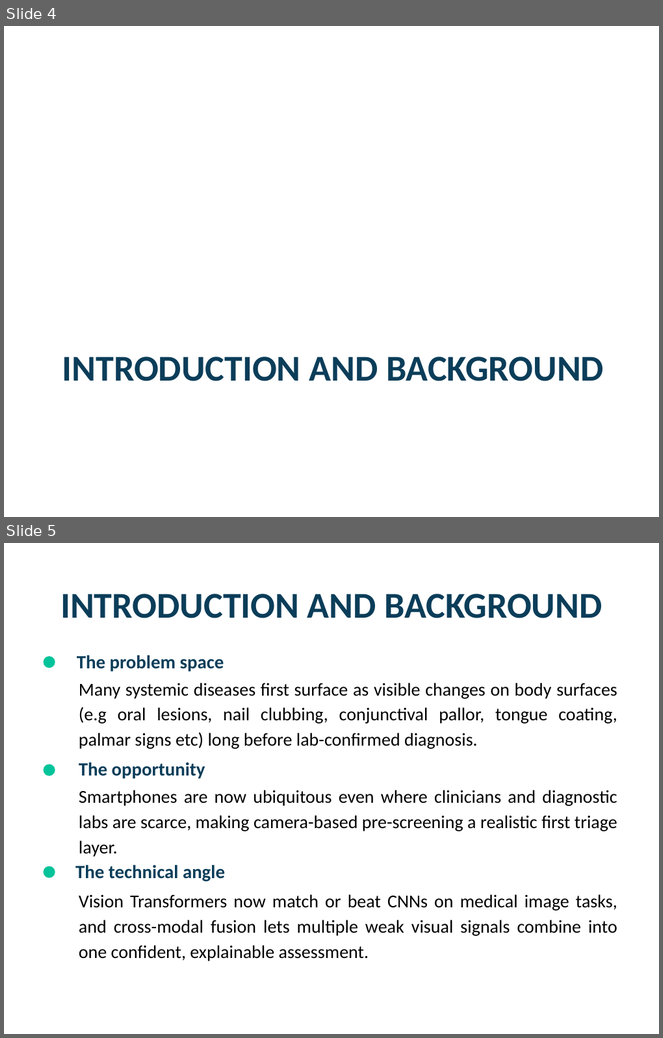
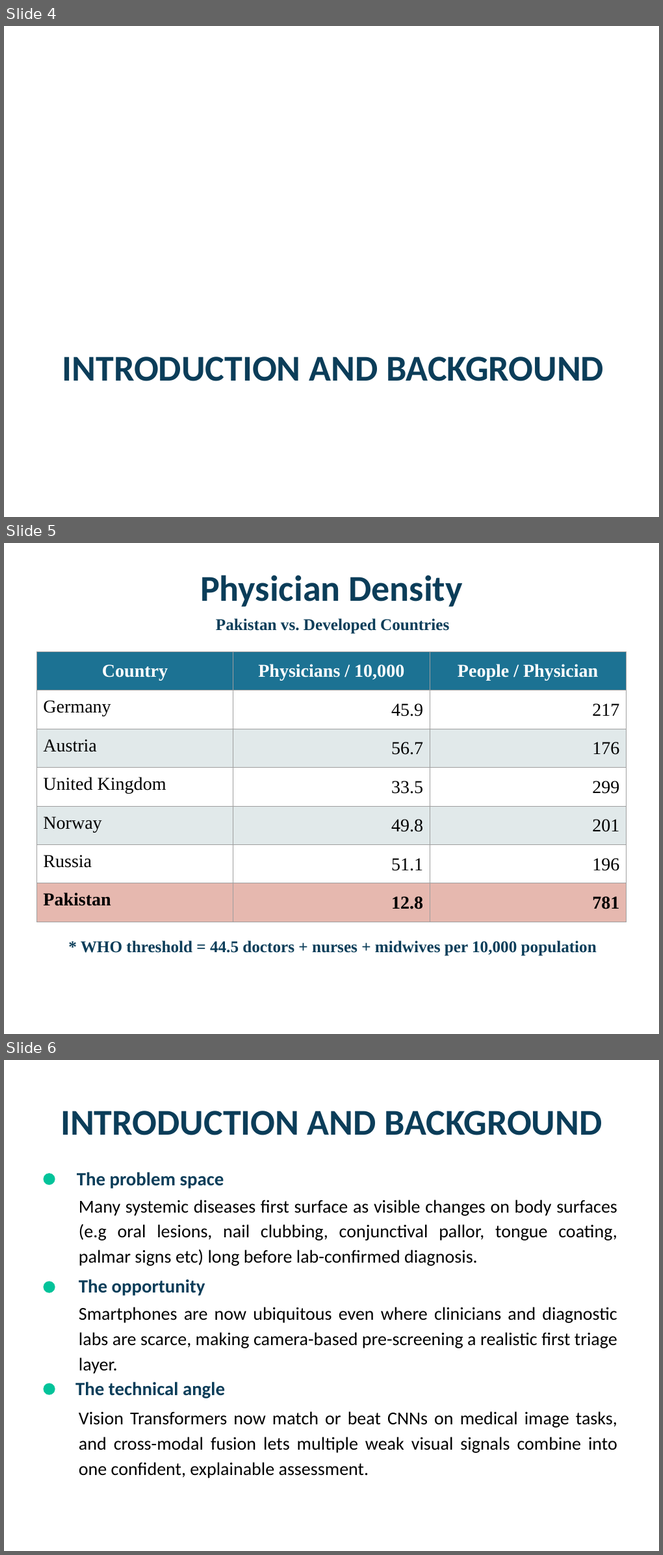
Before and after one commit to Jaffar-Kazmi/GLANCE, a slide deck: docs/proposal/slides.pptx. Shown one above the other, each under a label of ours: slides 4 and 5 before the commit, slides 4, 5 and 6 after it. The pictures are 663x1038 and 663x1555 pixels, drawn with LibreOffice and Linux fonts; fonts in the diff are those of the drawing; background and template pictures are left out. Boxes give left, top, right and bottom in pixels: in the first picture for what was removed or moved away, otherwise in the second. Text is boxed around its words. In the diff, an @@ line names an element or a change of style, - is before the commit and + after.

```diff
--- a/docs/proposal/slides.pptx
+++ b/docs/proposal/slides.pptx
@@ slide 5 added at (4, 543, 659, 1034), background picture (left out) @@
@@ title added at (200, 575, 462, 607), 40 pt, text #0B3D59, bold @@
+Physician Density
@@ text added at (216, 618, 449, 634), 18 pt, text #0B3D59, bold @@
+Pakistan vs. Developed Countries
@@ table added at (36, 652, 627, 912), 7 rows, 3 columns @@
+Country | Physicians / 10,000 | People / Physician
+Germany | 45.9 | 217
+Austria | 56.7 | 176
+United Kingdom | 33.5 | 299
+Norway | 49.8 | 201
+Russia | 51.1 | 196
+Pakistan | 12.8 | 781
@@ text added at (81, 941, 597, 956), 18 pt, text #0B3D59, bold @@
+* WHO threshold = 44.5 doctors + nurses + midwives per 10,000 population
@@ what was slide 5 is now slide 6 @@
```
Also in this commit, not shown: 6 slides changed.
